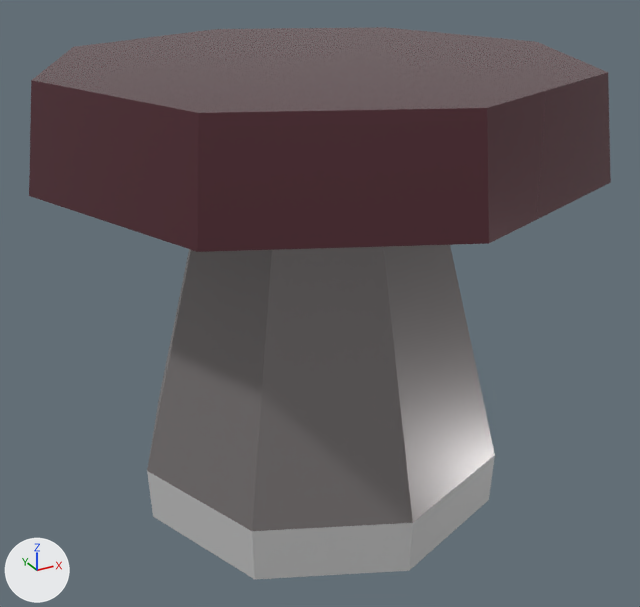
A saved change to the glTF model models/ultimate-pack/low-poly-10/m/scifi-scifi-chair-round.glb.
Before and after are seen from a 50 mm camera at (-0.453, -0.861, 0.652) aimed at (0.015, -0.01, 0.226). The lights are fixed; the arrows at lower left show +X, +Y and +Z. The picture after the commit comes second. Where no turn or scale is listed for an object, it has been applied to the vertices.

In view in the first picture: 'scifi-chair-round'.
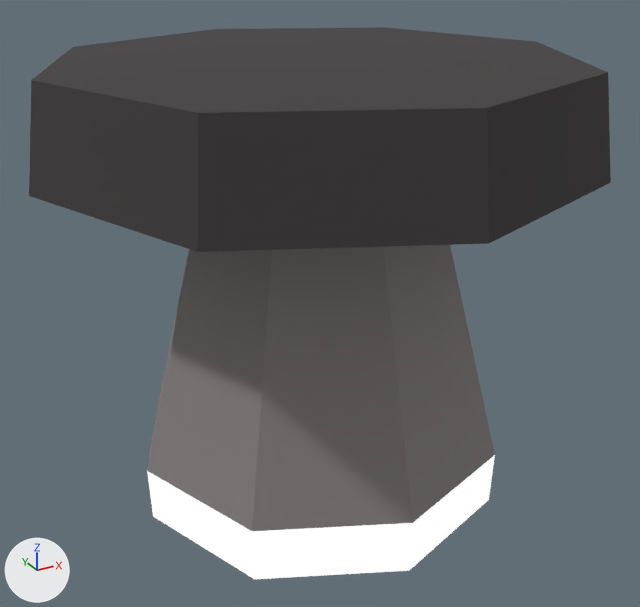
What differs and where, as boxes [x1, y1, x2, y2] in the pictures (640 x 607 px):
```json
{"object": "scifi-chair-round", "change": "surface changed", "before": [29, 27, 611, 579], "after": [29, 27, 611, 579]}
```

Scene script edits in JSON lines:
```json
{"op": "set", "path": "mat_20_grey.metallic", "old": "0.4", "new": "0.0"}
{"op": "set", "path": "mat_20_grey.roughness", "old": "0.272", "new": "1.0"}
{"op": "add", "block": "mat_59_emission_white", "code": "mat_59_emission_white.emission_strength = 0.69"}
{"op": "set", "path": "mat_18_grey_dark.roughness", "old": "0.272", "new": "1.0"}
```
